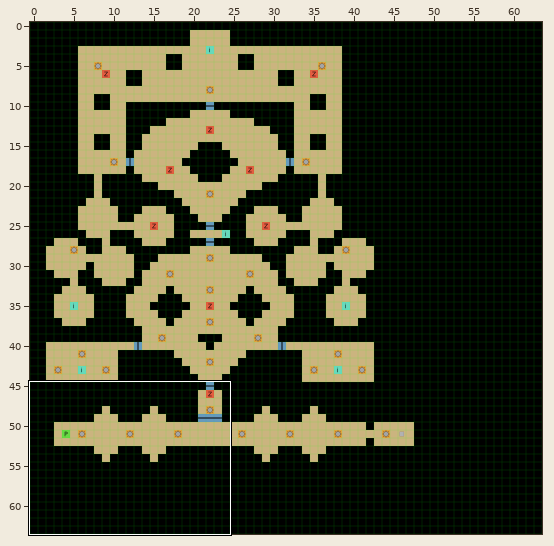
Level history. Tiled map: assets-src/maps/chap2.tmx. Above, an overview of the earlier version with the close-up marked.
Close-up. First the earlier version:
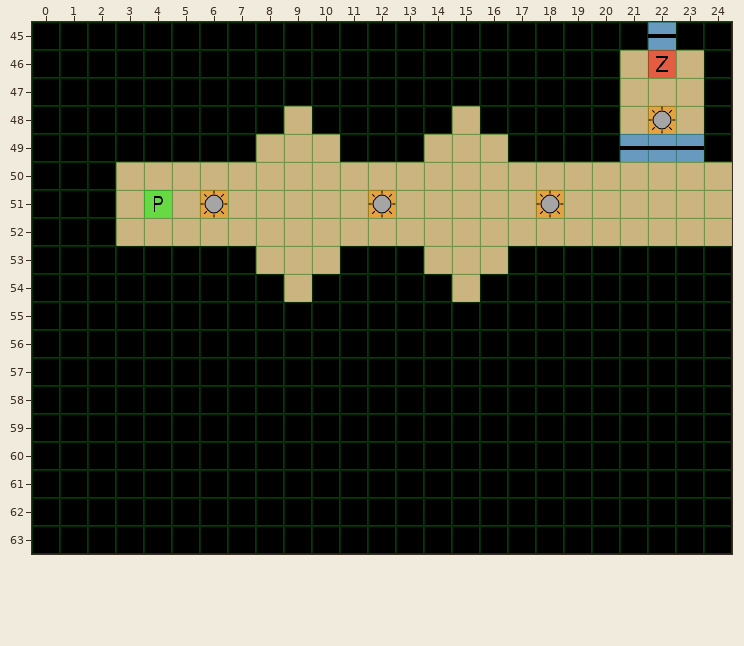
Cells are 32x32 px. Shown: x 0..24, y 45..63. The commit also changed other parts of the map, which this record leaves out.
The same view after the edit:
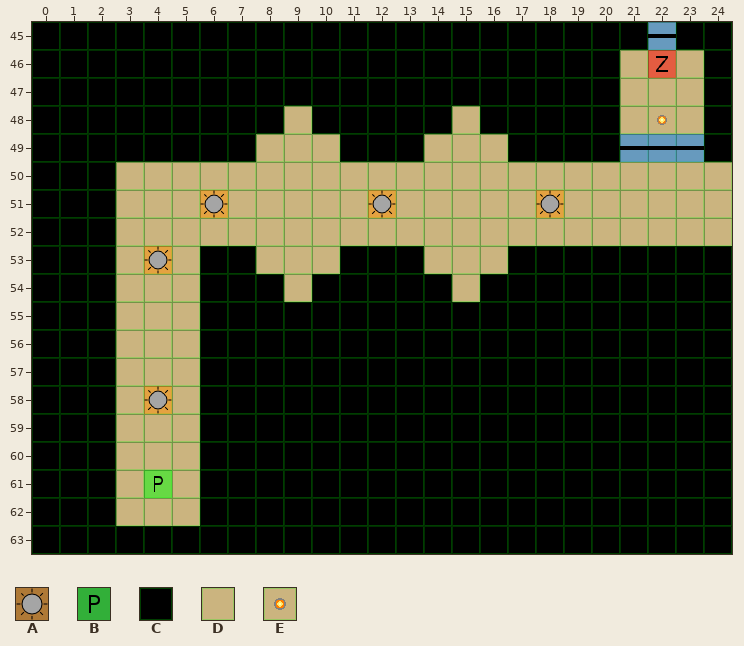
Key: from "items": A 0, B 1; from "terrain": C 0, D 1, E 8.
_ is an empty cell.
Objects are placed by their top-left corner, in cells (3,4 is the top-left corner of cell 3,4); size is 1x1 cell unless given.
Difference:
Layer "map":
Tile C gives way to tile D in row 53 at x 3 and 5; in rows 54 to 57 at x 3 to 5; in row 58 at x 3 and 5; in rows 59 to 62 at x 3 to 5.
Tile C gives way to tile E in row 53 at x 4; in row 58 at x 4.
Layer "doods":
Object B "Player" at 4,51 becomes B "Player" at 4,61.
Layer "lights":
Object A "Light" at 22,48 becomes A "Light" at 4,53.
Object A "Light" at 4,58 comes in from outside this view.
Boxes around the changes in both close-ups, in picture pixels (x1, y1, x2, y2):
old place: (648, 106, 676, 134)
old place: (144, 190, 172, 218)
changed: (116, 246, 200, 526)
